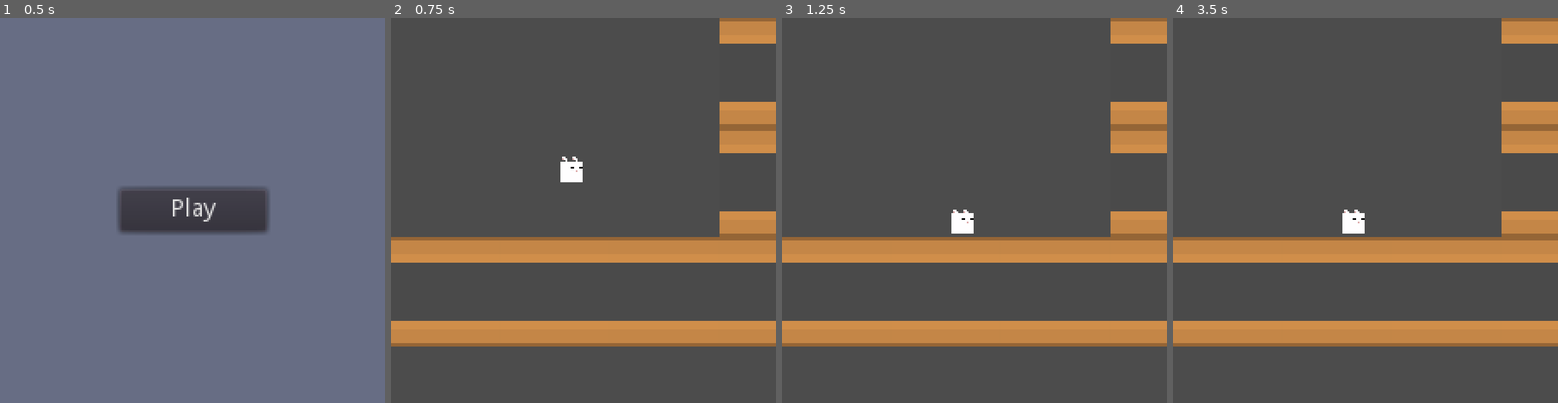
Above: before the commit, frames 1-4 (left to right).
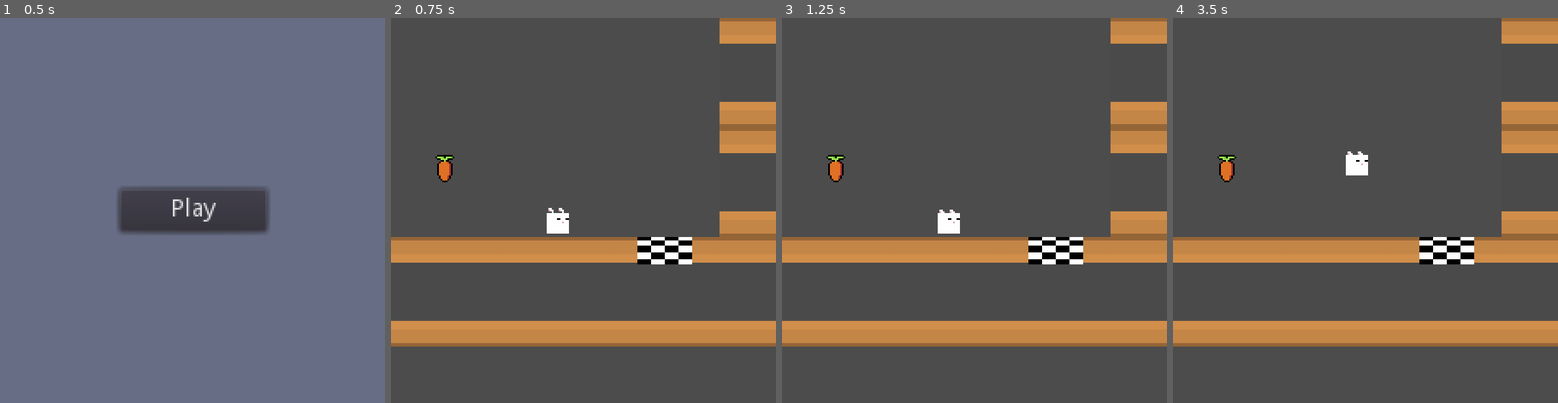
Above: after the commit, the same moments.

Repository: Nauja/sachiscape
Game: Godot game, scene res://src/root.tscn
The game is run twice, just before and just after one commit, with the same random seed, the same clock (stepped at 60 frames per second) and the same inputs.
Inputs:
- Up to frame 1 (0.5 s): no input
- Up to frame 2 (0.75 s): click "Play" at 0.5 s
- Up to frame 3 (1.25 s): no input
- Up to frame 4 (3.5 s): hold Space (jump) 1.28-2.03 s; hold Right (ui_right) 1.28-2.78 s; tap Space (jump) at 2.1, 2.27, 2.57 s; hold Left (ui_left) from 2.78 s (still down); hold Space (jump) from 2.78 s (still down)

Frame 1 is identical in both runs. In frame 2, 1.9% of the frame differs, in the area x 11-79%, y 35-64%; in frame 3, 1.7%; in frame 4, 1.9%.

Commit message:
Add carrot and goal entities

Diff:
--- a/project.godot
+++ b/project.godot
@@ -9,31 +9,79 @@
 config_version=4
 
 _global_script_classes=[ {
+"base": "Entity",
+"class": "Actor",
+"language": "GDScript",
+"path": "res://src/entity/actor/actor.gd"
+}, {
+"base": "Node2D",
+"class": "ActorController",
+"language": "GDScript",
+"path": "res://src/entity/actor/actor_controller.gd"
+}, {
+"base": "Area2D",
+"class": "Carrot",
+"language": "GDScript",
+"path": "res://src/entity/carrot/carrot.gd"
+}, {
 "base": "KinematicBody2D",
 "class": "Entity",
 "language": "GDScript",
 "path": "res://src/entity/entity.gd"
 }, {
 "base": "Node2D",
+"class": "GameInstance",
+"language": "GDScript",
+"path": "res://src/game_instance.gd"
+}, {
+"base": "Area2D",
+"class": "Goal",
+"language": "GDScript",
+"path": "res://src/entity/goal/goal.gd"
+}, {
+"base": "Node2D",
+"class": "InputDevice",
+"language": "GDScript",
+"path": "res://src/input/input_device.gd"
+}, {
+"base": "Node2D",
 "class": "Level",
 "language": "GDScript",
 "path": "res://src/level/level.gd"
+}, {
+"base": "InputDevice",
+"class": "LocalInputDevice",
+"language": "GDScript",
+"path": "res://src/input/local_input_device.gd"
 }, {
 "base": "CanvasLayer",
 "class": "Menu",
 "language": "GDScript",
 "path": "res://src/menu/menu.gd"
 }, {
-"base": "Entity",
+"base": "Actor",
 "class": "Player",
 "language": "GDScript",
-"path": "res://src/entity/player/player.gd"
+"path": "res://src/entity/actor/player/player.gd"
+}, {
+"base": "ActorController",
+"class": "PlayerController",
+"language": "GDScript",
+"path": "res://src/entity/actor/player_controller.gd"
 } ]
 _global_script_class_icons={
+"Actor": "",
+"ActorController": "",
+"Carrot": "",
 "Entity": "",
+"GameInstance": "",
+"Goal": "",
+"InputDevice": "",
 "Level": "",
+"LocalInputDevice": "",
 "Menu": "",
-"Player": ""
+"Player": "",
+"PlayerController": ""
 }
 
 [application]
@@ -41,6 +89,10 @@
 config/name="Sachiscape"
 run/main_scene="res://src/root.tscn"
 config/icon="res://icon.png"
+
+[autoload]
+
+LevelSignals="*res://src/autoload/level_signals.gd"
 
 [display]
 
@@ -91,6 +143,37 @@
 , Object(InputEventKey,"resource_local_to_scene":false,"resource_name":"","device":0,"alt":false,"shift":false,"control":false,"meta":false,"command":false,"pressed":false,"scancode":16777232,"physical_scancode":0,"unicode":0,"echo":false,"script":null)
  ]
 }
+reset={
+"deadzone": 0.5,
+"events": [ Object(InputEventKey,"resource_local_to_scene":false,"resource_name":"","device":0,"alt":false,"shift":false,"control":false,"meta":false,"command":false,"pressed":false,"scancode":82,"physical_scancode":0,"unicode":0,"echo":false,"script":null)
+ ]
+}
+move_right={
+"deadzone": 0.5,
+"events": [ Object(InputEventKey,"resource_local_to_scene":false,"resource_name":"","device":0,"alt":false,"shift":false,"control":false,"meta":false,"command":false,"pressed":false,"scancode":16777233,"physical_scancode":0,"unicode":0,"echo":false,"script":null)
+ ]
+}
+move_left={
+"deadzone": 0.5,
+"events": [ Object(InputEventKey,"resource_local_to_scene":false,"resource_name":"","device":0,"alt":false,"shift":false,"control":false,"meta":false,"command":false,"pressed":false,"scancode":16777231,"physical_scancode":0,"unicode":0,"echo":false,"script":null)
+ ]
+}
+move_up={
+"deadzone": 0.5,
+"events": [ Object(InputEventKey,"resource_local_to_scene":false,"resource_name":"","device":0,"alt":false,"shift":false,"control":false,"meta":false,"command":false,"pressed":false,"scancode":16777232,"physical_scancode":0,"unicode":0,"echo":false,"script":null)
+ ]
+}
+move_down={
+"deadzone": 0.5,
+"events": [ Object(InputEventKey,"resource_local_to_scene":false,"resource_name":"","device":0,"alt":false,"shift":false,"control":false,"meta":false,"command":false,"pressed":false,"scancode":16777234,"physical_scancode":0,"unicode":0,"echo":false,"script":null)
+ ]
+}
+
+[layer_names]
+
+2d_physics/layer_1="player"
+2d_physics/layer_2="carrot"
+2d_physics/layer_3="goal"
 
 [physics]
 
--- /dev/null
+++ b/src/autoload/level_signals.gd
@@ -0,0 +1,25 @@
+extends Node
+
+# A carrot has been collected by the player
+signal carrot_collected(player, carrot)
+
+# Player energy changed
+signal energy_changed(player, old_value, new_value)
+
+# Player reached the goal
+signal goal_reached(player, goal)
+
+# Player pressed the reset button
+signal reset_pressed(player)
+
+func notify_carrot_collected(player, carrot):
+	emit_signal("carrot_collected", player, carrot)
+
+func notify_energy_changed(player, old_value, new_value):
+	emit_signal("energy_changed", player, old_value, new_value)
+
+func notify_goal_reached(player, goal):
+	emit_signal("goal_reached", player, goal)
+
+func notify_reset_pressed(player):
+	emit_signal("reset_pressed", player)
--- /dev/null
+++ b/src/entity/actor/actor.gd
@@ -0,0 +1,11 @@
+class_name Actor
+extends Entity
+
+# Input values assigned from controller
+var input: Vector2
+
+var want_jump: bool
+
+# Return if the actor can move during this action
+func can_move() -> bool:
+	return true
--- /dev/null
+++ b/src/entity/actor/actor_controller.gd
@@ -0,0 +1,10 @@
+class_name ActorController
+extends Node2D
+
+var actor: Actor setget set_actor, get_actor
+
+func set_actor(other):
+	actor = other
+
+func get_actor():
+	return actor
--- a/src/entity/player/player.gd
+++ b/src/entity/actor/player/player.gd
@@ -1,5 +1,5 @@
 class_name Player
-extends Entity
+extends Actor
 
 export (int) var speed = 120
 export (int) var jump_speed = -180
@@ -7,18 +7,31 @@
 export (float, 0, 1.0) var friction = 0.1
 export (float, 0, 1.0) var acceleration = 0.25
 
+var energy: int setget _set_energy, _get_energy
+var max_energy: int setget , _get_max_energy
+
 onready var _animation_player = $AnimationPlayer
 
 var velocity = Vector2.ZERO
 
+func _set_energy(val: int) -> void:
+	energy = clamp(val, 0, _get_max_energy())
+
+func _get_energy() -> int:
+	return energy
+
+func _get_max_energy() -> int:
+	return 3
+
 func _ready():
 	_animation_player.play("idle")
+	energy = 0
 
 func get_input():
 	var dir = 0
-	if Input.is_action_pressed("ui_right"):
+	if input.x > 0:
 		dir += 1
-	if Input.is_action_pressed("ui_left"):
+	if input.x < 0:
 		dir -= 1
 	if dir != 0:
 		velocity.x = lerp(velocity.x, dir * speed, acceleration)
@@ -29,6 +42,16 @@
 	get_input()
 	velocity.y += gravity * delta
 	velocity = move_and_slide(velocity, Vector2.UP)
-	if Input.is_action_just_pressed("jump"):
+	if want_jump:
 		if is_on_floor():
+			want_jump = false
 			velocity.y = jump_speed
+
+func collect_carrot(other) -> bool:
+	var old_energy = _get_energy()
+	if old_energy >= _get_max_energy():
+		return false
+
+	_set_energy(old_energy + 1)
+	LevelSignals.notify_energy_changed(self, old_energy, _get_energy())
+	return true
--- a/src/entity/player/player.tres
+++ b/src/entity/actor/player/player.tres
@@ -1,6 +1,6 @@
 [gd_resource type="AtlasTexture" load_steps=2 format=2]
 
-[ext_resource path="res://src/entity/player/player.png" type="Texture" id=1]
+[ext_resource path="res://src/entity/actor/player/player.png" type="Texture" id=1]
 
 [resource]
 flags = 4
--- a/src/entity/player/player.tscn
+++ b/src/entity/actor/player/player.tscn
@@ -1,7 +1,7 @@
 [gd_scene load_steps=6 format=2]
 
-[ext_resource path="res://src/entity/player/player.gd" type="Script" id=1]
-[ext_resource path="res://src/entity/player/player.png" type="Texture" id=2]
+[ext_resource path="res://src/entity/actor/player/player.gd" type="Script" id=1]
+[ext_resource path="res://src/entity/actor/player/player.png" type="Texture" id=2]
 
 [sub_resource type="CircleShape2D" id=1]
 
@@ -37,6 +37,7 @@
 }
 
 [node name="Player" type="KinematicBody2D"]
+collision_mask = 6
 script = ExtResource( 1 )
 
 [node name="CollisionShape2D" type="CollisionShape2D" parent="."]
--- /dev/null
+++ b/src/entity/actor/player_controller.gd
@@ -0,0 +1,50 @@
+# Controller with player inputs
+class_name PlayerController
+extends ActorController
+
+# Unique id
+var id: int setget set_id, get_id
+
+# Connected input device
+onready var input_device: InputDevice = get_node("%InputDevice")
+
+var was_reset_pressed: bool
+
+func set_id(val: int) -> void:
+	id = val
+	name = "PlayerController" + str(val)
+
+func get_id() -> int:
+	return id
+
+func _ready():
+	print("input device ", input_device)
+
+func _process(delta):
+	if not actor:
+		return
+
+	if not input_device:
+		actor.input.x = 0
+		actor.input.y = 0
+		actor.want_jump = false
+		return
+
+	if input_device.is_action_pressed("move_right"):
+		actor.input.x = 1
+	elif input_device.is_action_pressed("move_left"):
+		actor.input.x = -1
+	else:
+		actor.input.x = 0
+
+	if input_device.is_action_pressed("move_up"):
+		actor.input.y = -1
+	elif input_device.is_action_pressed("move_down"):
+		actor.input.y = 1
+	else:
+		actor.input.y = 0
+
+	actor.want_jump = input_device.is_action_pressed("jump")
+
+	if input_device.is_action_just_released("reset"):
+		LevelSignals.notify_reset_pressed(actor)
--- /dev/null
+++ b/src/entity/actor/player_controller.tscn
@@ -0,0 +1,11 @@
+[gd_scene load_steps=3 format=2]
+
+[ext_resource path="res://src/entity/actor/player_controller.gd" type="Script" id=1]
+[ext_resource path="res://src/input/local_input_device.gd" type="Script" id=2]
+
+[node name="PlayerController" type="Node2D"]
+script = ExtResource( 1 )
+
+[node name="InputDevice" type="Node2D" parent="."]
+unique_name_in_owner = true
+script = ExtResource( 2 )
--- /dev/null
+++ b/src/entity/carrot/carrot.gd
@@ -0,0 +1,13 @@
+class_name Carrot
+extends Area2D
+
+onready var _animation_player = get_node("%AnimationPlayer")
+
+func _ready():
+	_animation_player.play("idle")
+	self.connect("body_entered", self, "_on_body_entered")
+
+func _on_body_entered(body):
+	if body.collect_carrot(self):
+		LevelSignals.notify_carrot_collected(body, self)
+		queue_free()
--- /dev/null
+++ b/src/entity/carrot/carrot.tscn
@@ -0,0 +1,53 @@
+[gd_scene load_steps=6 format=2]
+
+[ext_resource path="res://src/entity/carrot/carrot.gd" type="Script" id=1]
+[ext_resource path="res://src/entity/carrot/carrot.png" type="Texture" id=2]
+
+[sub_resource type="Animation" id=2]
+length = 0.001
+tracks/0/type = "value"
+tracks/0/path = NodePath("Sprite:offset")
+tracks/0/interp = 1
+tracks/0/loop_wrap = true
+tracks/0/imported = false
+tracks/0/enabled = true
+tracks/0/keys = {
+"times": PoolRealArray( 0 ),
+"transitions": PoolRealArray( 1 ),
+"update": 0,
+"values": [ Vector2( 0, 0 ) ]
+}
+
+[sub_resource type="Animation" id=3]
+resource_name = "idle"
+loop = true
+tracks/0/type = "value"
+tracks/0/path = NodePath("Sprite:offset")
+tracks/0/interp = 1
+tracks/0/loop_wrap = true
+tracks/0/imported = false
+tracks/0/enabled = true
+tracks/0/keys = {
+"times": PoolRealArray( 0, 0.5 ),
+"transitions": PoolRealArray( 1, 1 ),
+"update": 0,
+"values": [ Vector2( 0, 0 ), Vector2( 0, 1 ) ]
+}
+
+[sub_resource type="CircleShape2D" id=1]
+
+[node name="Carrot" type="Area2D"]
+collision_layer = 2
+monitorable = false
+script = ExtResource( 1 )
+
+[node name="Sprite" type="Sprite" parent="."]
+texture = ExtResource( 2 )
+
+[node name="AnimationPlayer" type="AnimationPlayer" parent="."]
+unique_name_in_owner = true
+anims/RESET = SubResource( 2 )
+anims/idle = SubResource( 3 )
+
+[node name="CollisionShape2D" type="CollisionShape2D" parent="."]
+shape = SubResource( 1 )
--- /dev/null
+++ b/src/entity/goal/goal.gd
@@ -0,0 +1,8 @@
+class_name Goal
+extends Area2D
+
+func _ready():
+	self.connect("body_entered", self, "_on_body_entered")
+
+func _on_body_entered(body):
+	LevelSignals.notify_goal_reached(body, self)
--- /dev/null
+++ b/src/entity/goal/goal.tscn
@@ -0,0 +1,26 @@
+[gd_scene load_steps=4 format=2]
+
+[ext_resource path="res://src/entity/goal/goal.gd" type="Script" id=1]
+[ext_resource path="res://src/entity/goal/goal.png" type="Texture" id=2]
+
+[sub_resource type="RectangleShape2D" id=1]
+extents = Vector2( 16.5, 9 )
+
+[node name="Goal" type="Area2D"]
+collision_layer = 4
+monitorable = false
+script = ExtResource( 1 )
+
+[node name="Sprite" type="Sprite" parent="."]
+position = Vector2( 8, 8 )
+texture = ExtResource( 2 )
+
+[node name="Sprite" type="Sprite" parent="Sprite"]
+position = Vector2( 16, 0 )
+texture = ExtResource( 2 )
+
+[node name="AnimationPlayer" type="AnimationPlayer" parent="."]
+
+[node name="CollisionShape2D" type="CollisionShape2D" parent="."]
+position = Vector2( 15.5, -9 )
+shape = SubResource( 1 )
--- /dev/null
+++ b/src/game_instance.gd
@@ -0,0 +1,5 @@
+class_name GameInstance
+extends Node2D
+
+func _ready():
+	pass
--- /dev/null
+++ b/src/input/input_device.gd
@@ -0,0 +1,2 @@
+class_name InputDevice
+extends Node2D
--- /dev/null
+++ b/src/input/local_input_device.gd
@@ -0,0 +1,8 @@
+class_name LocalInputDevice
+extends InputDevice
+
+func is_action_pressed(name: String) -> bool:
+	return Input.is_action_pressed(name)
+
+func is_action_just_released(name: String) -> bool:
+	return Input.is_action_just_released(name)
--- a/src/level/level.gd
+++ b/src/level/level.gd
@@ -2,4 +2,20 @@
 extends Node2D
 
 func _ready():
-	pass
+	LevelSignals.connect("carrot_collected", self, "_on_carrot_collected")
+	LevelSignals.connect("energy_changed", self, "_on_energy_changed")
+	LevelSignals.connect("goal_reached", self, "_on_goal_reached")
+	LevelSignals.connect("reset_pressed", self, "_on_reset_pressed")
+	get_node("%PlayerController").actor = get_node("%Player")
+
+func _on_carrot_collected(player: Player, carrot: Carrot):
+	print("player ", player, " collected ", carrot)
+
+func _on_energy_changed(player: Player, old_value: int, new_value: int):
+	print("player ", player, " energy changed ", old_value, " -> ", new_value)
+
+func _on_goal_reached(player: Player, goal: Goal):
+	print("player ", player, " reached goal ", goal)
+
+func _on_reset_pressed(player: Player):
+	print("reset level")
--- a/src/level/level.tscn
+++ /dev/null
@@ -1,16 +0,0 @@
-[gd_scene load_steps=4 format=2]
-
-[ext_resource path="res://src/level/level.gd" type="Script" id=1]
-[ext_resource path="res://src/entity/player/player.tscn" type="PackedScene" id=2]
-[ext_resource path="res://src/level/wall.tres" type="TileSet" id=3]
-
-[node name="Level" type="Node2D"]
-script = ExtResource( 1 )
-
-[node name="Player" parent="." instance=ExtResource( 2 )]
-position = Vector2( 104, 81 )
-
-[node name="TileMap" type="TileMap" parent="."]
-tile_set = ExtResource( 3 )
-format = 1
-tile_data = PoolIntArray( 65535, 2, 0, 3, 2, 0, 131071, 2, 0, 65539, 2, 0, 65540, 2, 0, 196607, 2, 0, 131072, 2, 0, 131073, 2, 0, 131074, 2, 0, 131075, 2, 0 )
--- /dev/null
+++ b/src/level/test/level_test.tscn
@@ -0,0 +1,29 @@
+[gd_scene load_steps=7 format=2]
+
+[ext_resource path="res://src/level/level.gd" type="Script" id=1]
+[ext_resource path="res://src/entity/actor/player/player.tscn" type="PackedScene" id=2]
+[ext_resource path="res://src/level/wall.tres" type="TileSet" id=3]
+[ext_resource path="res://src/entity/carrot/carrot.tscn" type="PackedScene" id=4]
+[ext_resource path="res://src/entity/goal/goal.tscn" type="PackedScene" id=5]
+[ext_resource path="res://src/entity/actor/player_controller.tscn" type="PackedScene" id=6]
+
+[node name="Level" type="Node2D"]
+script = ExtResource( 1 )
+
+[node name="Player" parent="." instance=ExtResource( 2 )]
+unique_name_in_owner = true
+position = Vector2( 96, 120 )
+
+[node name="TileMap" type="TileMap" parent="."]
+tile_set = ExtResource( 3 )
+format = 1
+tile_data = PoolIntArray( 65535, 2, 0, 3, 2, 0, 131071, 2, 0, 65539, 2, 0, 65540, 2, 0, 196607, 2, 0, 131072, 2, 0, 131073, 2, 0, 131074, 2, 0, 131075, 2, 0 )
+
+[node name="Carrot" parent="." instance=ExtResource( 4 )]
+position = Vector2( 32, 88 )
+
+[node name="Goal" parent="." instance=ExtResource( 5 )]
+position = Vector2( 144, 128 )
+
+[node name="PlayerController" parent="." instance=ExtResource( 6 )]
+unique_name_in_owner = true
--- a/src/root.gd
+++ b/src/root.gd
@@ -15,6 +15,7 @@
 var _current_scene
 
 func _ready():
+	LevelSignals.connect("reset_pressed", self, "_on_reset_pressed")
 	# Display the home menu when ready
 	_current_scene = _load_home_scene()
 	_root.queue_free()
@@ -43,3 +44,7 @@
 func _on_play():
 	_remove_current_scene()
 	_current_scene = _load_level_scene()
+
+func _on_reset_pressed(player: Player):
+	_remove_current_scene()
+	_current_scene = _load_level_scene()
--- a/src/root.tscn
+++ b/src/root.tscn
@@ -1,8 +1,9 @@
-[gd_scene load_steps=4 format=2]
+[gd_scene load_steps=5 format=2]
 
 [ext_resource path="res://src/root.gd" type="Script" id=1]
 [ext_resource path="res://src/menu/home/home.tscn" type="PackedScene" id=2]
-[ext_resource path="res://src/level/level.tscn" type="PackedScene" id=3]
+[ext_resource path="res://src/level/test/level_test.tscn" type="PackedScene" id=3]
+[ext_resource path="res://src/game_instance.gd" type="Script" id=4]
 
 [node name="ViewportContainer" type="ViewportContainer"]
 anchor_right = 1.0
@@ -20,3 +21,6 @@
 anchor_right = 1.0
 anchor_bottom = 1.0
 color = Color( 0.160784, 0.152941, 0.152941, 1 )
+
+[node name="GameInstance" type="Node2D" parent="."]
+script = ExtResource( 4 )
Renamed: src/entity/player/player.png -> src/entity/actor/player/player.png
Not shown, added: src/entity/actor/player/player.png.import
Binary file added: src/entity/carrot/carrot.aseprite
Binary file added: src/entity/carrot/carrot.png
Not shown, changed: src/entity/carrot/carrot.png.import
Binary file added: src/entity/goal/goal.aseprite
Binary file added: src/entity/goal/goal.png
Not shown, added: src/entity/goal/goal.png.import
